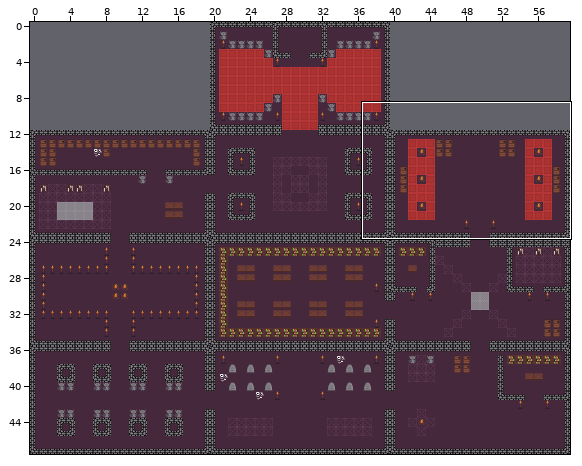
Tiled map (JSON) -- bin/assets/maps/MAP1.tmj. The picture above shows the old version from afar; the outline marks the close-up.
Close-up. Before:
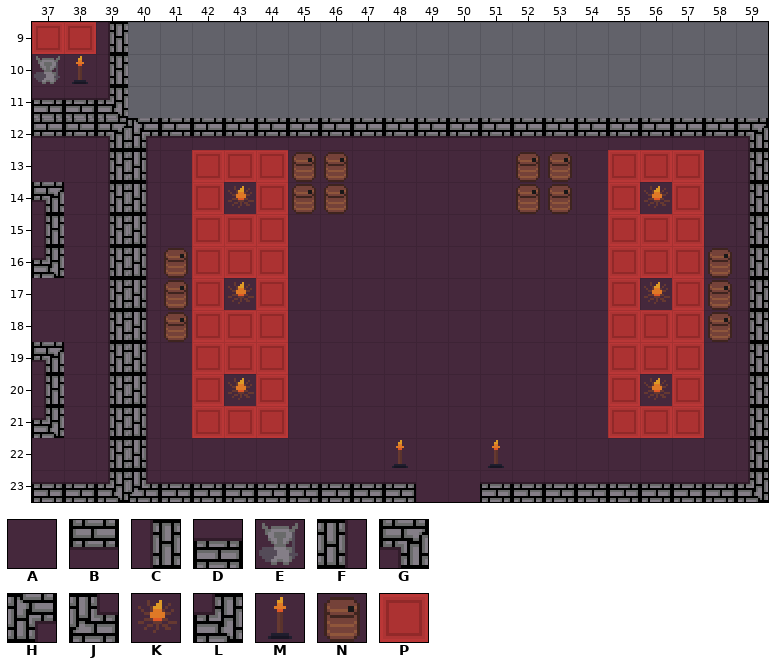
Cells are 16x16 px. Shown: x 37..59, y 9..23. The commit also changed other parts of the map, which this record leaves out.
Key: from "BaseFloors": A 0 "DEC", B 1 "TILE", C 2 "TILE", D 3 "TILE", E 4 "TILE", F 5 "TILE", G 6 "TILE", H 7 "TILE", J 8 "TILE", K 9 "DEC", L 10 "TILE", M 16 "TILE", N 18 "TILE", P 24 "DEC".
_ is an empty cell.
Layer "Tile Layer 1" before, first column x 37:
 9 PPC____________________
10 EMC____________________
11 DDL____________________
12 BBGHBBBBBBBBBBBBBBBBBBG
13 AACFAPPPNNAAAAANNAPPPAC
14 GACFAPKPNNAAAAANNAPKPAC
15 CACFAPPPAAAAAAAAAAPPPAC
16 LACFNPPPAAAAAAAAAAPPPNC
17 AACFNPKPAAAAAAAAAAPKPNC
18 AACFNPPPAAAAAAAAAAPPPNC
19 GACFAPPPAAAAAAAAAAPPPAC
20 CACFAPKPAAAAAAAAAAPKPAC
21 LACFAPPPAAAAAAAAAAPPPAC
22 AACFAAAAAAAMAAMAAAAAAAC
23 DDLJDDDDDDDDAADDDDDDDDL
After:
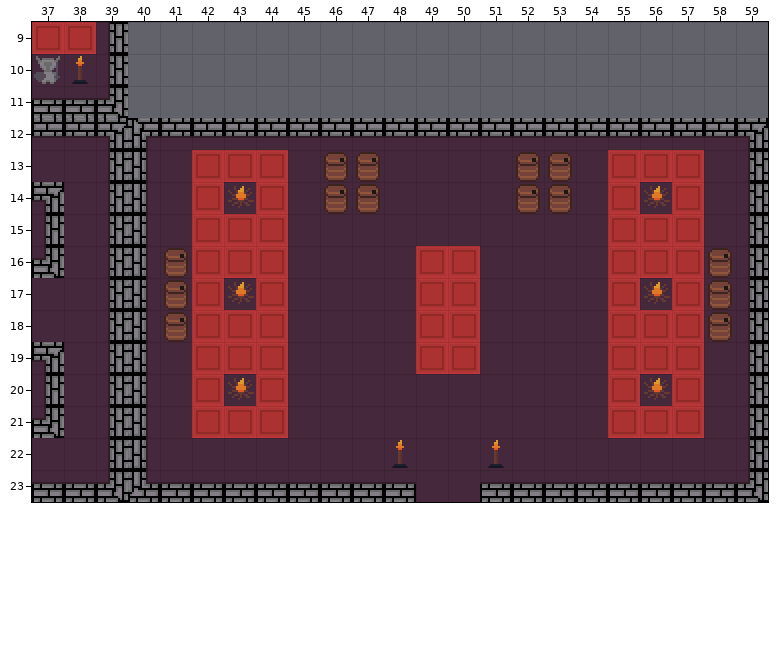
Difference:
Layer "Tile Layer 1":
y 13..14: x 45 N -> A; x 47 A -> N
y 16..19: x 49..50 AA -> PP
